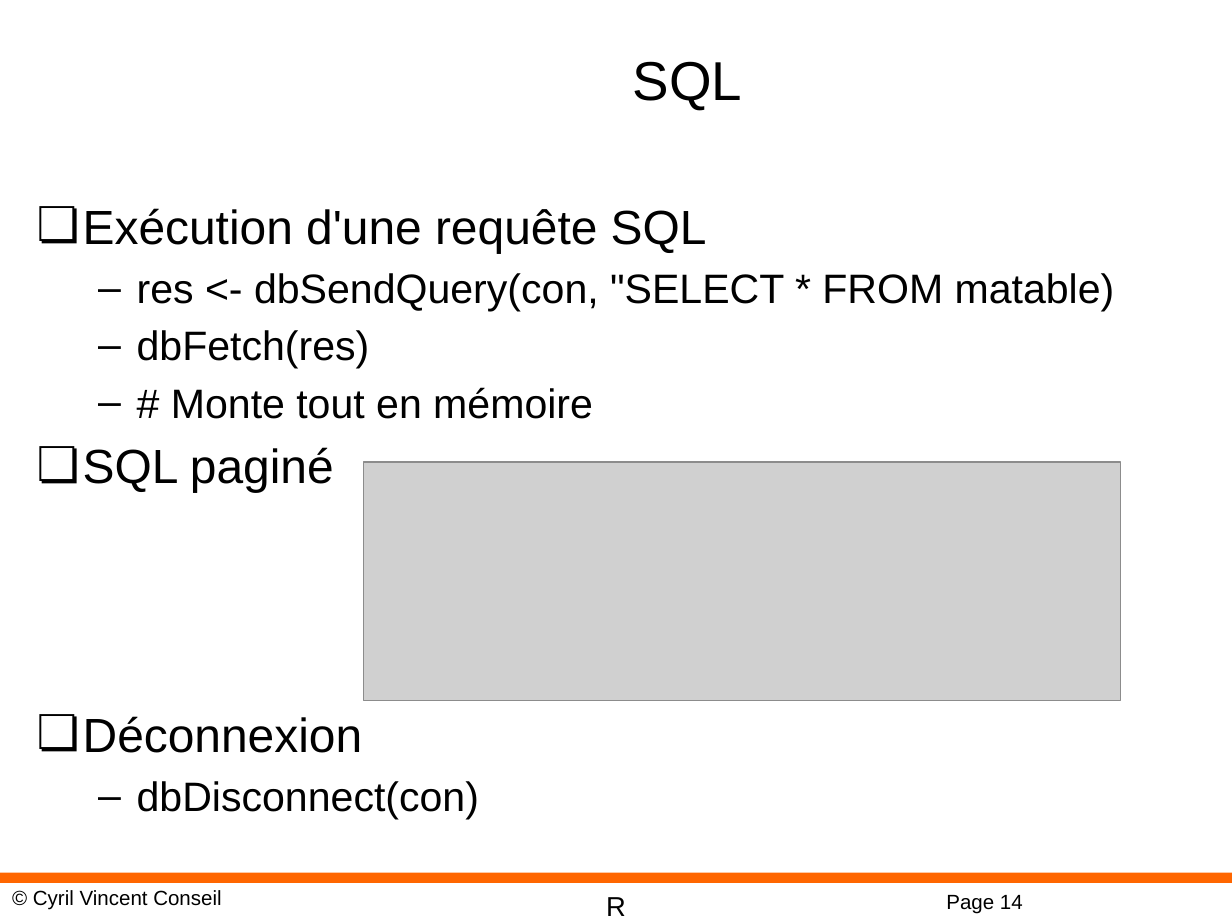
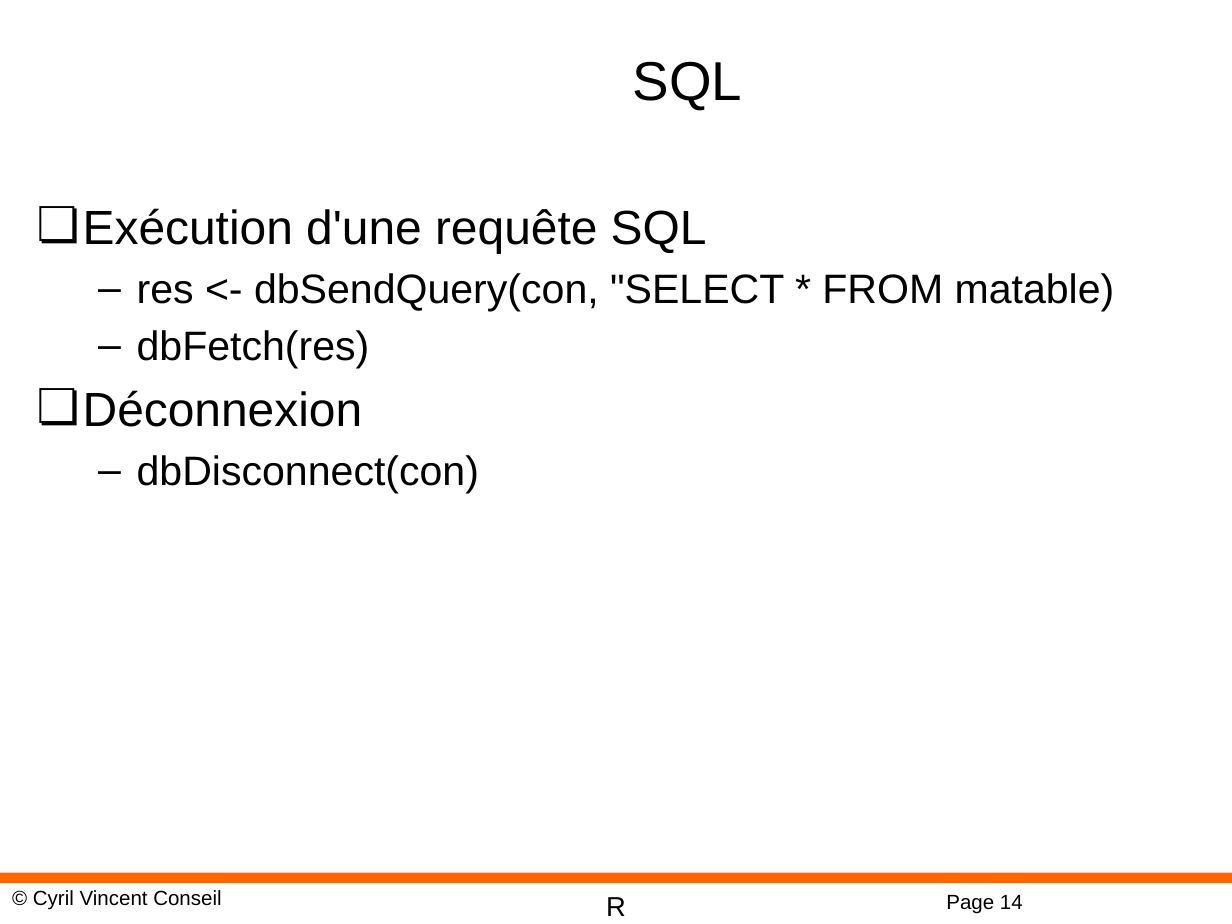
Before and after one commit to cyrilvincent/R, a slide deck: slide 14 of ppt/R-11-DataSource.pptx. Drawn at 1232x924 pixels with LibreOffice and Linux fonts; fonts in the diff are those of the drawing; grey boxes stand for pictures; background and template pictures are left out. Boxes give left, top, right and bottom in pixels: in the first picture for what was removed or moved away, otherwise in the second. Text is boxed around its words. In the diff, an @@ line names an element or a change of style, - is before the commit and + after.

```diff
--- a/ppt/R-11-DataSource.pptx
+++ b/ppt/R-11-DataSource.pptx
@@ text at bbox=[83, 387, 593, 493]: paragraphs removed @@
-  – # Monte tout en mémoire
-❏ SQL paginé
@@ picture removed at bbox=[363, 462, 1120, 701] @@
```
Also in this commit, not shown: 3 other slides changed, 2 other files.
